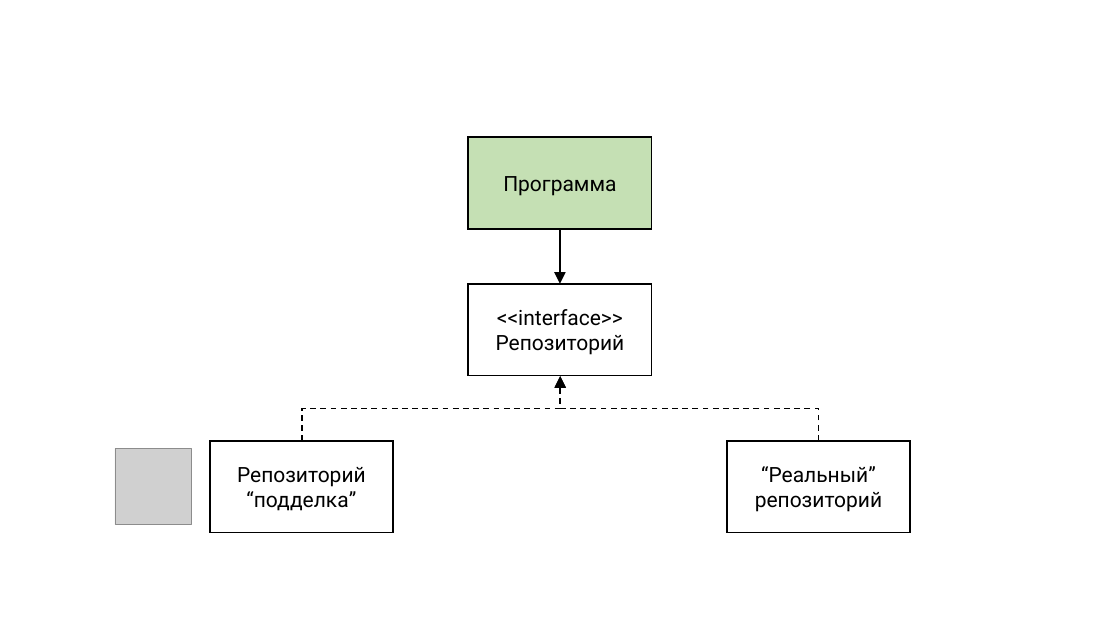
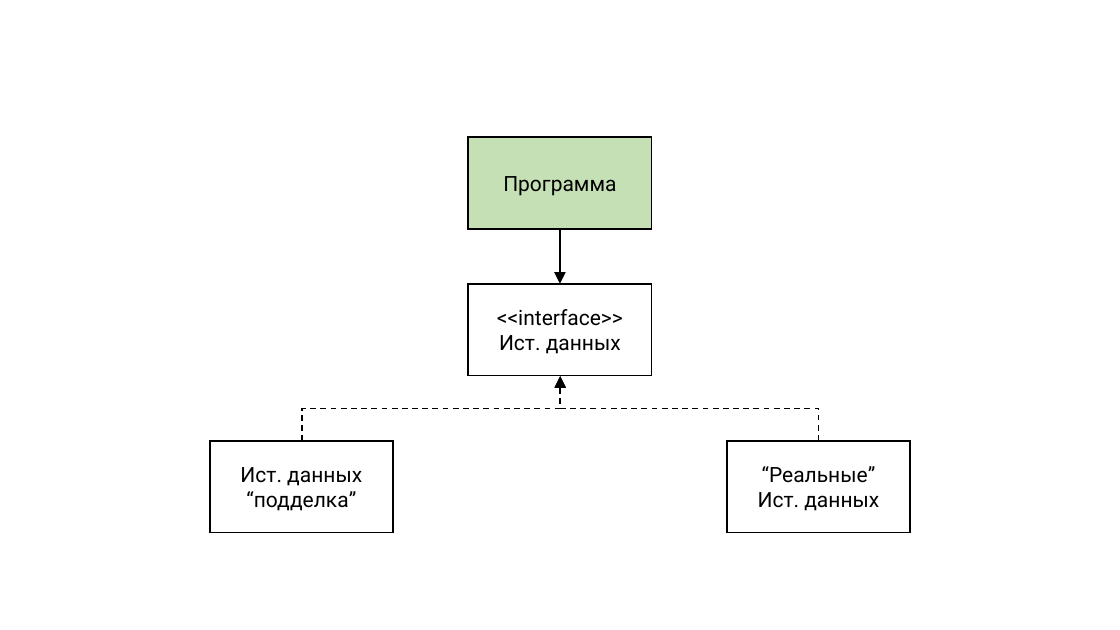
Before and after one commit to rkhaimov/brain-gym, a slide deck: slide 44 of Презентация.pptx (slide 51 before the commit). Drawn at 1120x630 pixels with LibreOffice and Linux fonts; fonts in the diff are those of the drawing; grey boxes stand for pictures. Boxes give left, top, right and bottom in pixels: in the first picture for what was removed or moved away, otherwise in the second. Text is boxed around its words. In the diff, an @@ line names an element or a change of style, - is before the commit and + after.

```diff
--- a/Презентация.pptx
+++ b/Презентация.pptx
@@ text in rectangle at <box>499,335,621,354</box>: text changed @@
-Репозиторий
+Ист. данных
@@ picture removed at <box>115,449,192,525</box> @@
@@ text in rectangle at <box>240,467,362,511</box>: text changed @@
-Репозиторий “подделка”
+Ист. данных
+“подделка”
@@ text in rectangle at <box>758,466,879,511</box>: text changed @@
-“Реальный” репозиторий
+“Реальные”
+Ист. данных
```
Also in this commit, not shown: 38 other slides changed, 21 slides added, 24 slides removed.
